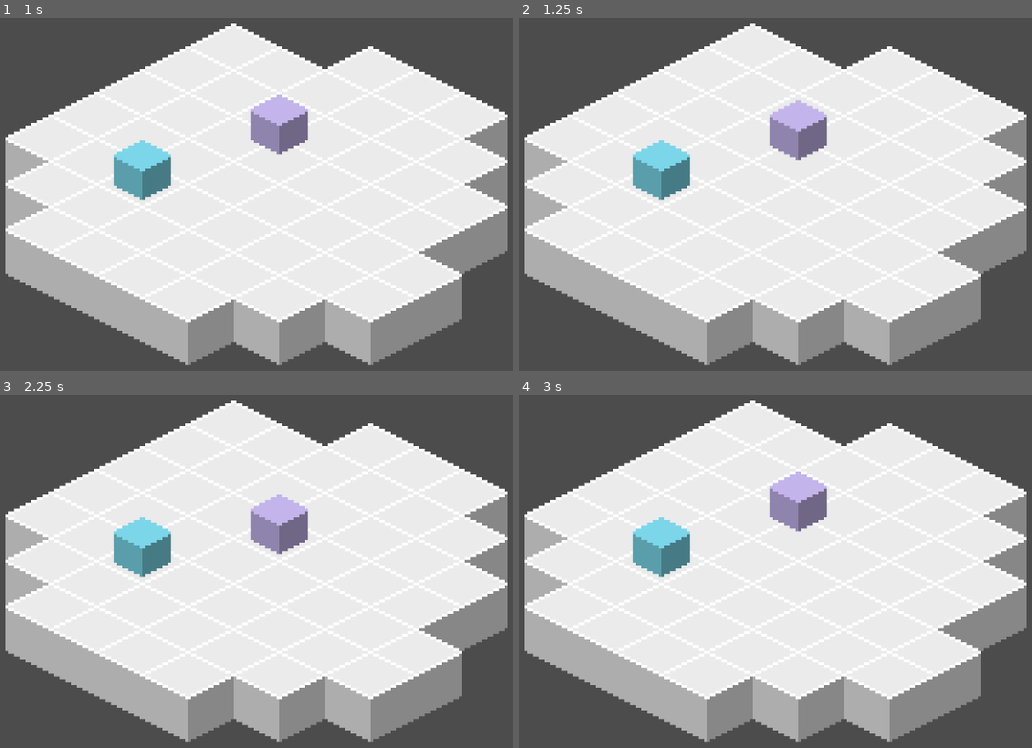
Above: before the commit, frames 1-4 (two rows, left to right).
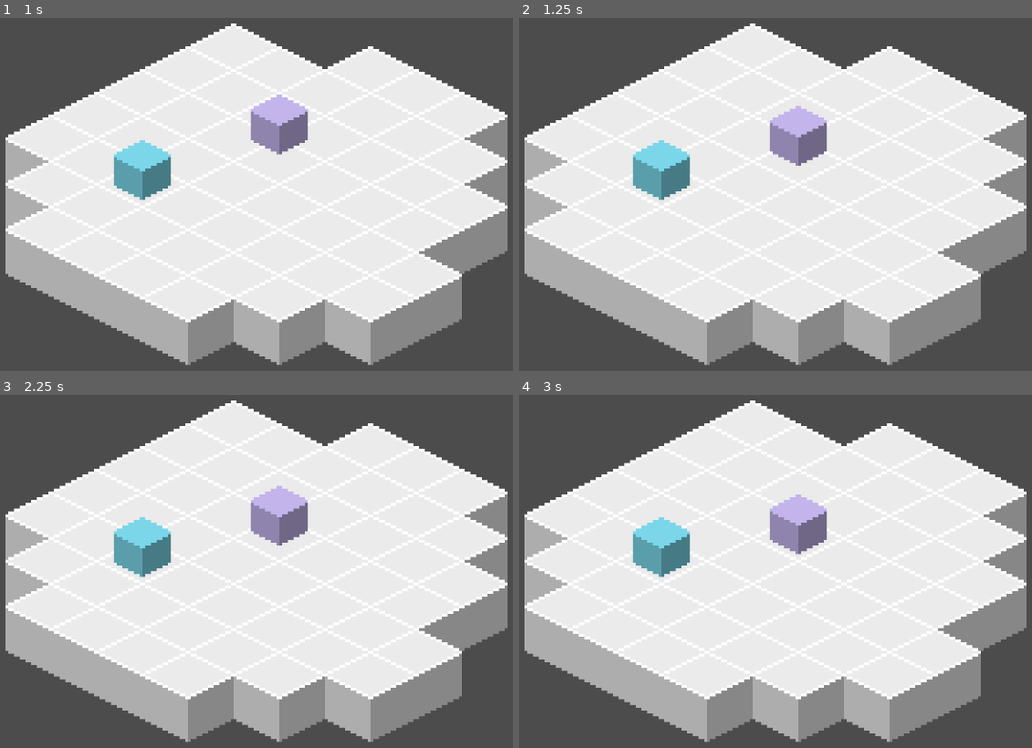
Above: after the commit, the same moments.

Repository: jaytav/godot-test-2
Game: Godot game, scene res://src/Main.tscn
Two runs of this game, one before a commit and one after it. Both use one fixed random seed, a clock stepped at 60 frames per second and the inputs below.
Inputs:
- Up to frame 1 (1 s): tap Enter at 0.5 s; tap Space (ui_select) at 0.77 s
- Up to frame 2 (1.25 s): no input
- Up to frame 3 (2.25 s): tap Space (ui_select) at 1.52, 2 s
- Up to frame 4 (3 s): no input

Frame 1 is identical in both runs. In frame 2, 0.6% of the frame differs, in the area x 48-61%, y 23-42%; in frame 3, 0.8%; in frame 4, 2.0%, in the area x 48-61%, y 21-46%.

Commit message:
update active state to move state

Diff:
--- a/src/entity/Entity.tscn
+++ b/src/entity/Entity.tscn
@@ -20,7 +20,7 @@
 [node name="Idle" type="Node" parent="StateMachine"]
 script = ExtResource( 4 )
 
-[node name="Active" type="Node" parent="StateMachine"]
+[node name="Move" type="Node" parent="StateMachine"]
 script = ExtResource( 4 )
 
 [node name="Sprite" type="Sprite" parent="."]
--- a/src/entity/entity.gd
+++ b/src/entity/entity.gd
@@ -13,7 +13,7 @@
 
 
 func start_turn() -> void:
-    _state_machine.transition_to_state("Active")
+    _state_machine.transition_to_state("Move")
     emit_signal("turn_started", self)
 
 
--- a/src/entity/player/Player.tscn
+++ b/src/entity/player/Player.tscn
@@ -1,14 +1,14 @@
 [gd_scene load_steps=3 format=2]
 
 [ext_resource path="res://src/entity/Entity.tscn" type="PackedScene" id=1]
-[ext_resource path="res://src/entity/player/state/active.gd" type="Script" id=2]
+[ext_resource path="res://src/entity/player/state/move.gd" type="Script" id=2]
 
 [node name="Player" instance=ExtResource( 1 )]
 
 [node name="Initiative" parent="Stats" index="0"]
 initial_value = 10
 
-[node name="Active" parent="StateMachine" index="1"]
+[node name="Move" parent="StateMachine" index="1"]
 script = ExtResource( 2 )
 
 [node name="Sprite" parent="." index="2"]
--- a/test/entity/turn_skipper/TurnSkipper.tscn
+++ b/test/entity/turn_skipper/TurnSkipper.tscn
@@ -1,11 +1,11 @@
 [gd_scene load_steps=4 format=2]
 
 [ext_resource path="res://src/entity/Entity.tscn" type="PackedScene" id=1]
-[ext_resource path="res://test/entity/turn_skipper/state/active.gd" type="Script" id=2]
+[ext_resource path="res://test/entity/turn_skipper/state/move.gd" type="Script" id=2]
 
 [sub_resource type="Animation" id=1]
 resource_name = "Jump"
-length = 2.0
+length = 1.5
 tracks/0/type = "bezier"
 tracks/0/path = NodePath("../../Sprite:offset:x")
 tracks/0/interp = 1
@@ -24,7 +24,7 @@
 tracks/1/enabled = true
 tracks/1/keys = {
 "points": PoolRealArray( -8, -0.25, 0, 0.25, 0, -16, -0.25, 0, 0.25, 0, -8, -0.25, 0, 0.25, 0 ),
-"times": PoolRealArray( 0.5, 1, 1.75 )
+"times": PoolRealArray( 0.5, 1, 1.5 )
 }
 
 [node name="TurnSkipper" instance=ExtResource( 1 )]
@@ -32,13 +32,13 @@
 [node name="Initiative" parent="Stats" index="0"]
 initial_value = 20
 
-[node name="Active" parent="StateMachine" index="1"]
+[node name="Move" parent="StateMachine" index="1"]
 script = ExtResource( 2 )
 
-[node name="AnimationPlayer" type="AnimationPlayer" parent="StateMachine/Active" index="0"]
+[node name="AnimationPlayer" type="AnimationPlayer" parent="StateMachine/Move" index="0"]
 anims/Jump = SubResource( 1 )
 
 [node name="Sprite" parent="." index="2"]
 modulate = Color( 0.827451, 0.764706, 1, 1 )
 
-[connection signal="animation_finished" from="StateMachine/Active/AnimationPlayer" to="StateMachine/Active" method="_on_AnimationPlayer_animation_finished"]
+[connection signal="animation_finished" from="StateMachine/Move/AnimationPlayer" to="StateMachine/Move" method="_on_AnimationPlayer_animation_finished"]
Renamed: src/entity/player/state/active.gd -> src/entity/player/state/move.gd
Renamed: test/entity/turn_skipper/state/active.gd -> test/entity/turn_skipper/state/move.gd
